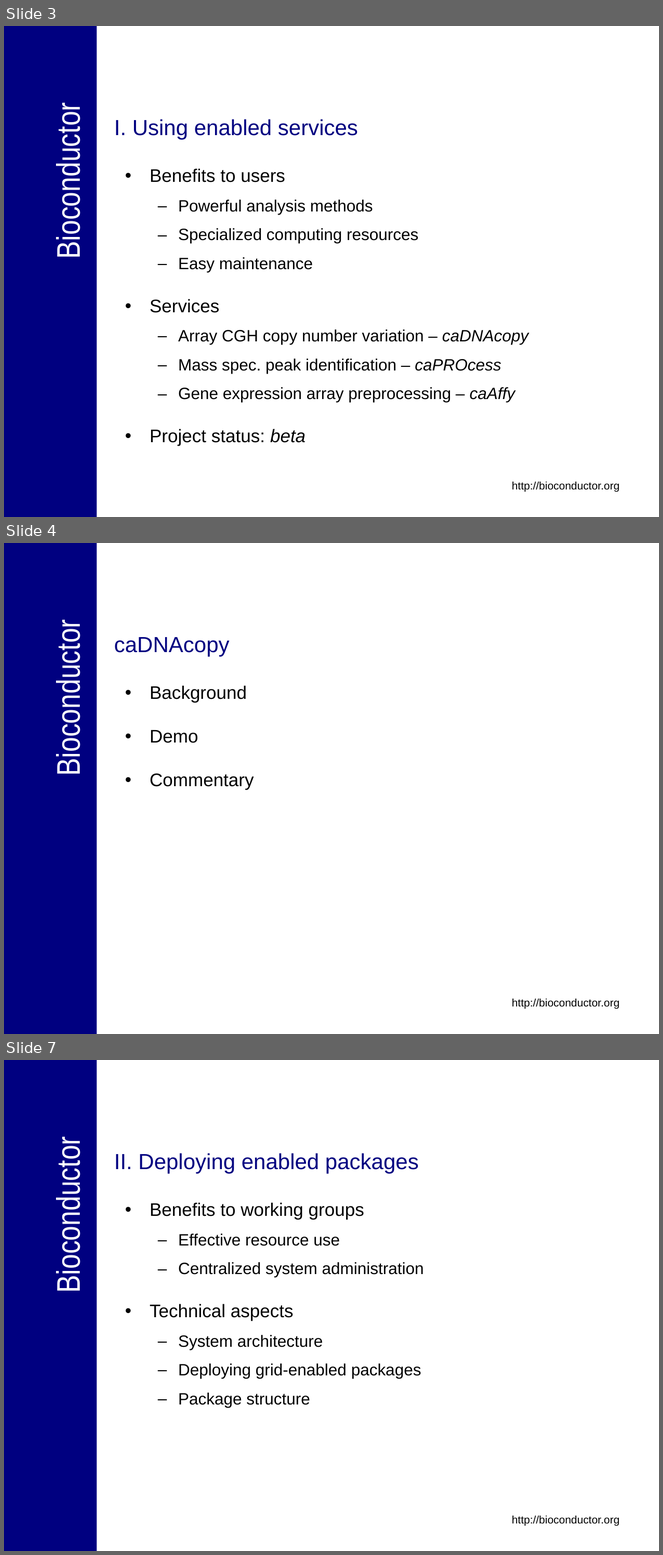
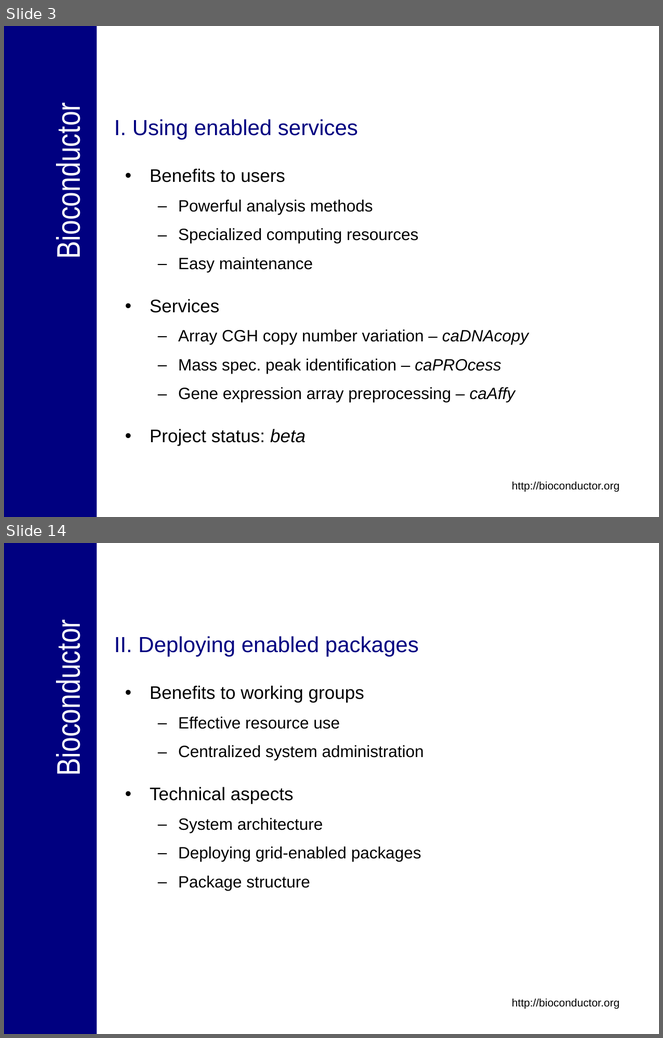
Before and after one commit to NCIP/bioconductor_v1, a slide deck: trunk/bioconductor/Presentations/caBIG_Annual_Meeting_2007_Tech_Demo.ppt. Shown one above the other, each under a label of ours: slides 3, 4 and 7 before the commit, slides 3 and 14 after it; the slides between them are not shown. The pictures are 663x1555 and 663x1038 pixels, drawn with LibreOffice and Linux fonts; fonts in the diff are those of the drawing; background and template pictures are left out. Boxes give left, top, right and bottom in pixels: in the first picture for what was removed or moved away, otherwise in the second. Text is boxed around its words. In the diff, an @@ line names an element or a change of style, - is before the commit and + after.

```diff
--- a/trunk/bioconductor/Presentations/caBIG_Annual_Meeting_2007_Tech_Demo.ppt
+++ b/trunk/bioconductor/Presentations/caBIG_Annual_Meeting_2007_Tech_Demo.ppt
@@ slide 4 removed at bbox=[4, 543, 659, 1034], background #FFFFFF; not listed: 3 template elements that a slide beside it also shows @@
@@ title removed at bbox=[114, 637, 230, 656] @@
-caDNAcopy
@@ text removed at bbox=[150, 685, 254, 790] @@
-• Background
-• Demo
-• Commentary
@@ what was slide 7 is now slide 14 @@
```
Also in this commit, not shown: 1 slide changed, 10 slides added, 2 other slides removed.
